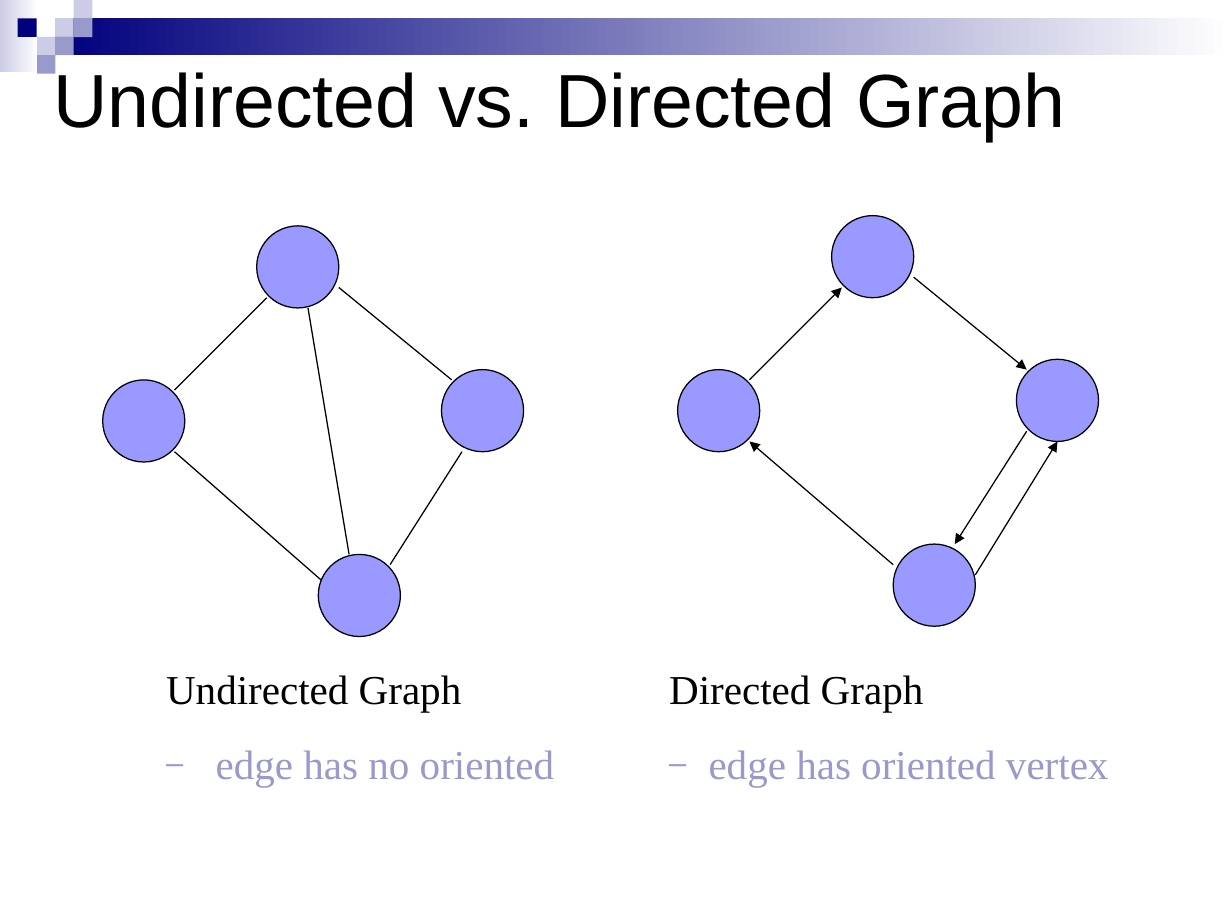
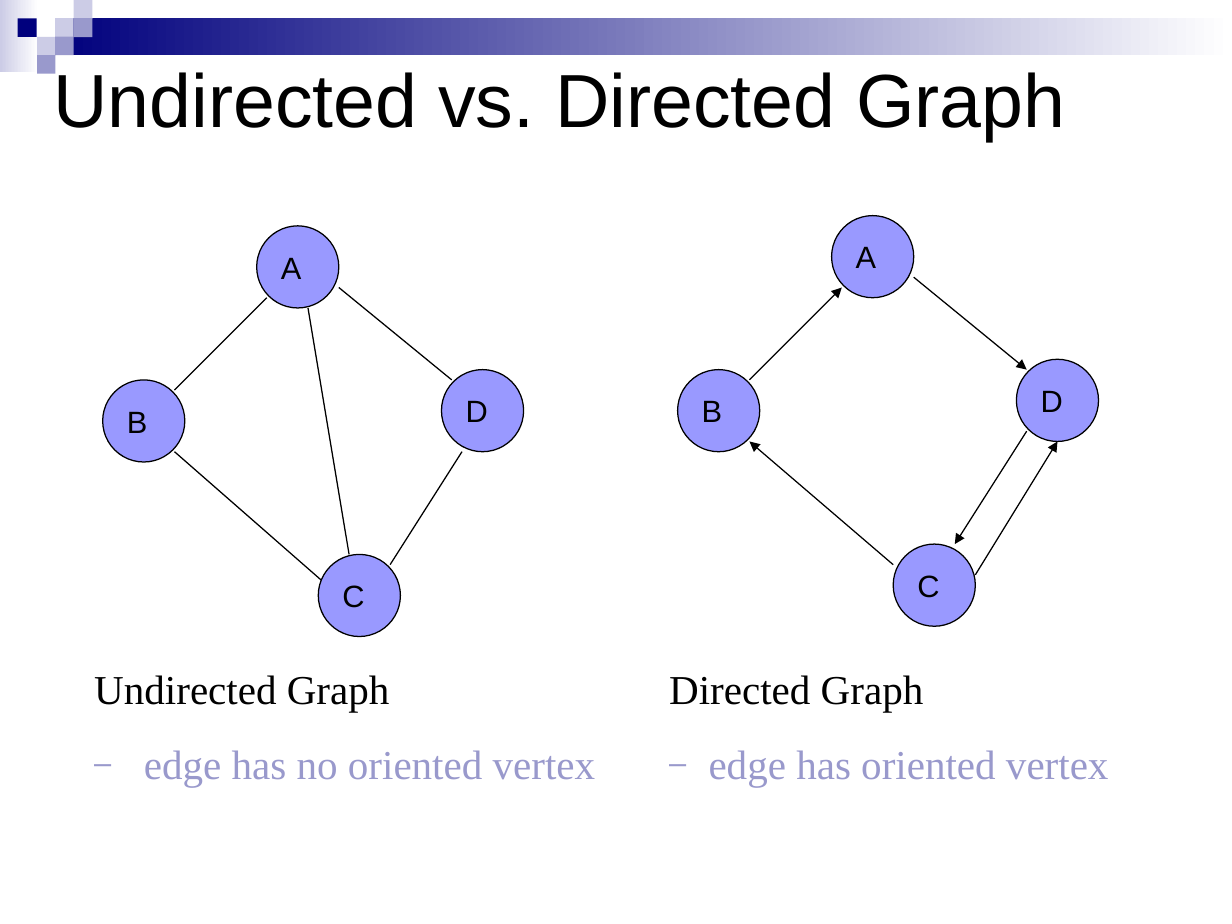
Before and after one commit to HengFan2010/hengfan2010.github.io, a slide deck: slide 7 of teaching/21F-3110/slides/3110-lecture 12-Graph I.ppt. Drawn at 1232x924 pixels with LibreOffice and Linux fonts; fonts in the diff are those of the drawing. Boxes give left, top, right and bottom in pixels: in the first picture for what was removed or moved away, otherwise in the second. Text is boxed around its words. In the diff, an @@ line names an element or a change of style, - is before the commit and + after.

```diff
--- a/teaching/21F-3110/slides/3110-lecture 12-Graph I.ppt
+++ b/teaching/21F-3110/slides/3110-lecture 12-Graph I.ppt
@@ text in ellipse at (281, 257, 302, 279): text added @@
+A
@@ text in ellipse at (856, 246, 877, 268): text added @@
+A
@@ text in ellipse at (127, 411, 148, 433): text added @@
+B
@@ text in ellipse at (466, 400, 488, 422): text added @@
+D
@@ text in ellipse at (702, 400, 723, 422): text added @@
+B
@@ text in ellipse at (1041, 390, 1063, 412): text added @@
+D
@@ text in ellipse at (342, 585, 364, 608): text added @@
+C
@@ text in ellipse at (917, 575, 939, 598): text added @@
+C
@@ text "Undirected Graph": place and size @@
-text "Undirected Graph" at (166, 675, 554, 787)
+text "Undirected Graph" at (94, 675, 596, 787)
@@ text at (144, 750, 596, 787): text changed @@
-– edge has no oriented
+– edge has no oriented vertex
```
Also in this commit, not shown: 7 other slides changed, 4 slides added, 1 other file.
